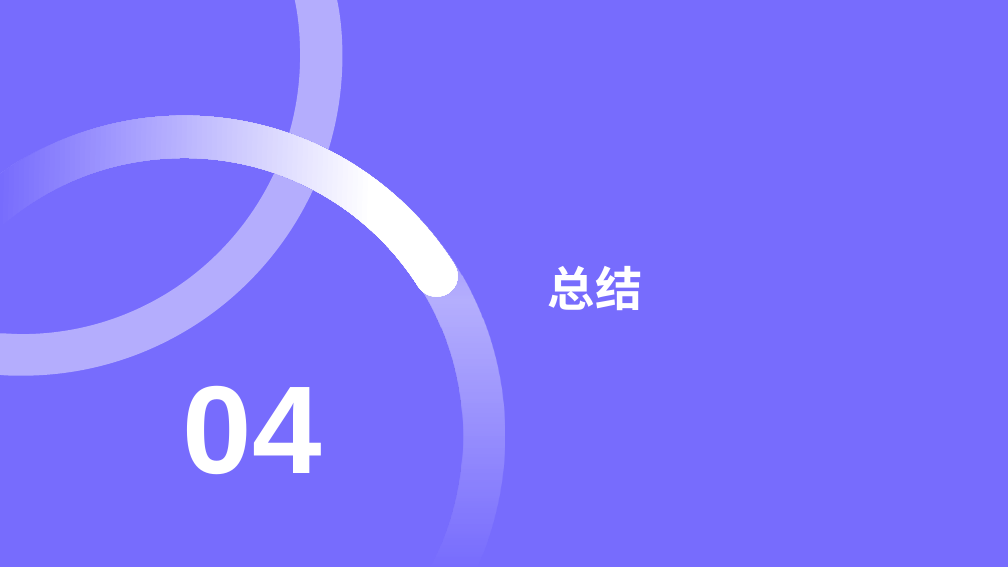
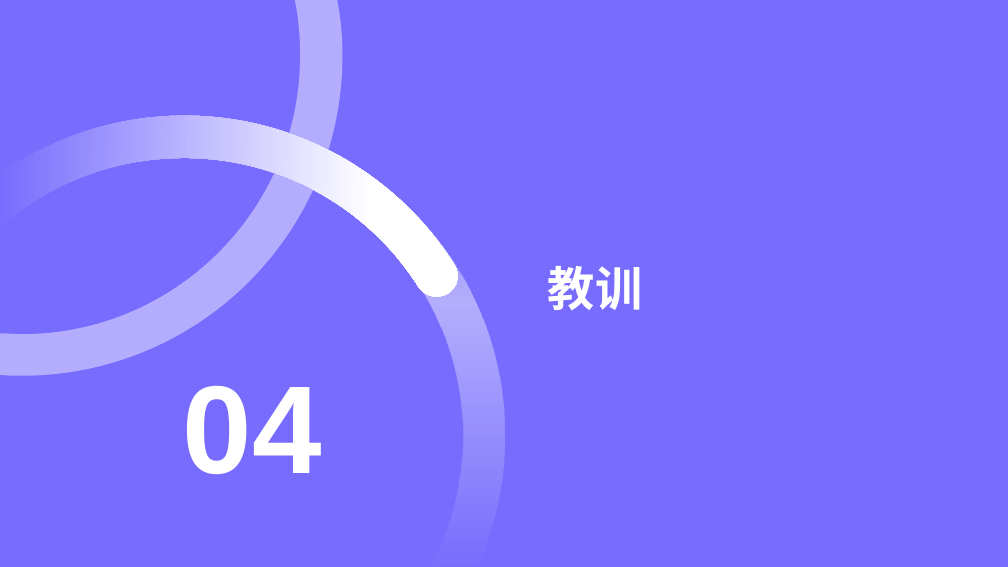
Before and after one commit to EldenPdx/Easy-ChatGPT, a slide deck: slide 11 of RustChatGPT答辩.pptx (slide 10 before the commit). Drawn at 1008x567 pixels with LibreOffice and Linux fonts; fonts in the diff are those of the drawing. Boxes give left, top, right and bottom in pixels: in the first picture for what was removed or moved away, otherwise in the second. Text is boxed around its words. In the diff, an @@ line names an element or a change of style, - is before the commit and + after.

```diff
--- a/RustChatGPT答辩.pptx
+++ b/RustChatGPT答辩.pptx
@@ title at (x1=548, y1=266, x2=643, y2=310): text changed @@
-总结
+教训
```
Also in this commit, not shown: 7 other slides changed, 3 slides added, 2 slides removed, 29 other files.
